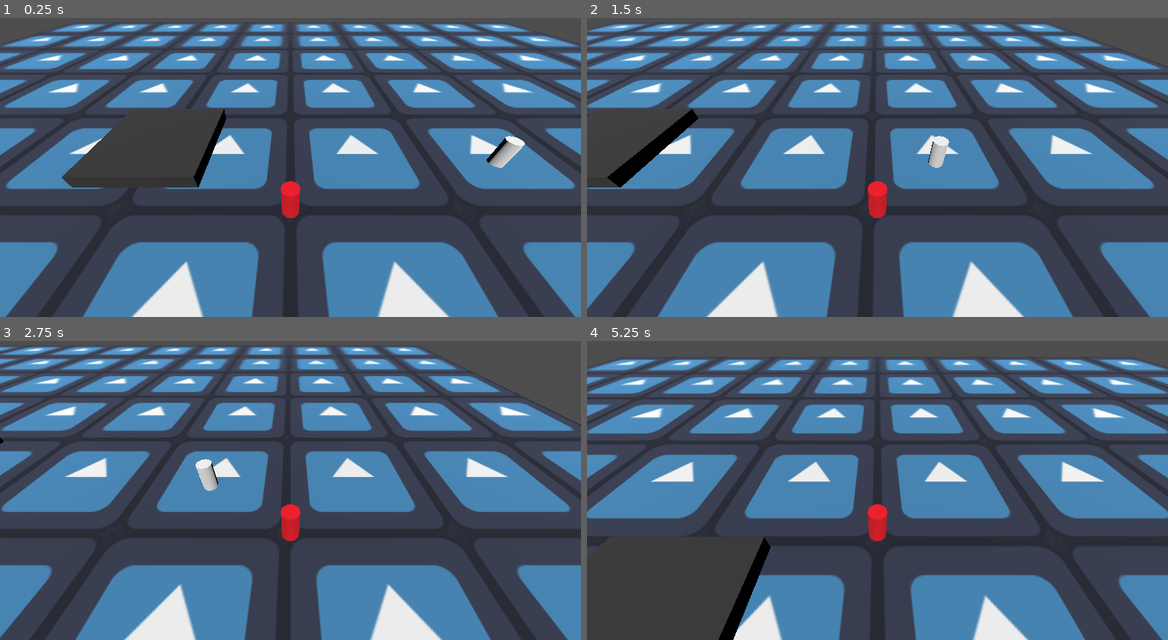
Above: before the commit, frames 1-4 (two rows, left to right).
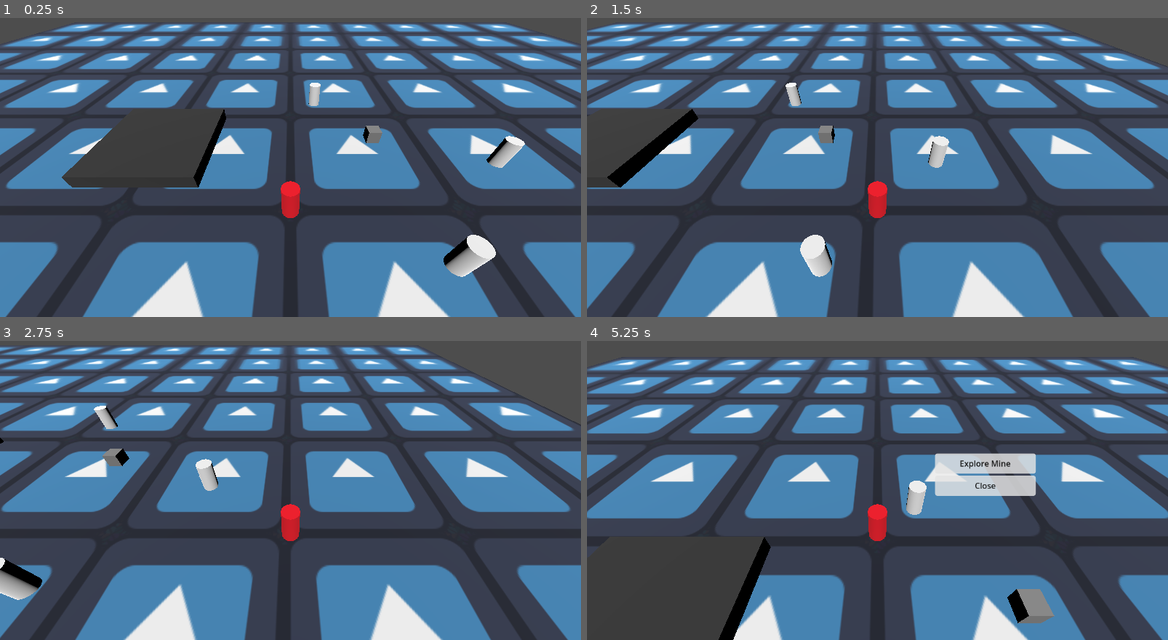
Above: after the commit, the same moments.

Repository: angelR0G/GameOff2024
Game: Godot game, scene res://scenes/map.tscn
Two runs of this game, one before a commit and one after it. Both use one fixed random seed, a clock stepped at 60 frames per second and the inputs below. The engine's default icon, where the game draws it, is replaced by a stand-in: a white triangle on a blue panel in a dark square.
Inputs:
- Up to frame 1 (0.25 s): no input
- Up to frame 2 (1.5 s): tap Enter at 0.5 s; hold D (right) 0.53-1.28 s; hold E (interact) 0.53-1.28 s; hold Q (back) from 1.28 s (still down); tap E (interact) at 1.35 s
- Up to frame 3 (2.75 s): tap Space at 2 s; release Q (back) at 2.03 s; hold D (right) from 2.03 s (still down); hold E (interact) from 2.03 s (still down)
- Up to frame 4 (5.25 s): release D (right) at 2.78 s; release E (interact) at 2.78 s; hold W (up) 2.78-3.53 s; tap E (interact) at 2.85, 4.35 s; hold E (interact) 3.53-4.28 s; hold A (left) 3.53-5.03 s; hold Q (back) from 5.03 s (still down); hold E (interact) from 5.03 s (still down)

The runs differ from the first frame. In frame 1, 1.1% of the frame differs, in the area x 53-86%, y 21-87%; in frame 2, 0.8%; in frame 3, 1.0%; in frame 4, 3.2%, in the area x 54-81%, y 37-95%.

Commit message:
feat: add energy consuption to the machines

Diff:
--- a/machines/energy_extender.tscn
+++ b/machines/energy_extender.tscn
@@ -1,7 +1,8 @@
 [gd_scene load_steps=3 format=3 uid="uid://dawtwmq3by4w7"]
 
 [ext_resource type="PackedScene" uid="uid://dwhsrv7idketp" path="res://machines/machine_base.tscn" id="1_rm1yq"]
-[ext_resource type="Script" path="res://machines/drill.gd" id="2_m17to"]
+[ext_resource type="Script" path="res://machines/energy_extender.gd" id="2_ncctw"]
 
 [node name="EnergyExtender" instance=ExtResource("1_rm1yq")]
-script = ExtResource("2_m17to")
+script = ExtResource("2_ncctw")
+radius = 0.0
--- a/machines/energy_station.gd
+++ b/machines/energy_station.gd
@@ -6,17 +6,24 @@
 
 @onready var energy_area:Area3D = $Area3D
 @onready var energy_collider:CollisionShape3D = $Area3D/CollisionShape3D
+@onready var interaction := $InteractionTrigger
 
 func _init() -> void:
-	pass
+	# Energy station parameters
+	_type = Machine.Type.EnergyStation
+	machine_name = "Energy station"
+	description = "Place to take energy from the base"
+	energy_cost = 1
+	active = true
+	can_be_placed_on_world = true
 
 func _ready() -> void:
+	interaction.interaction_function = _interaction
+
 	var collider:SphereShape3D = SphereShape3D.new()
 	collider.set_radius(radius)
 	energy_collider.set_shape(collider)
-	var machines := energy_area.get_overlapping_areas()
-	for machine in machines:
-		connected_machines.append(machine.get_parent())
+	connected_machines.append(self)
 	return
 
 func connect_machine() -> void:
@@ -25,5 +32,63 @@
 func disconnect_machine() -> void:
 	pass
 
-func calculate_energy_cost() -> void:
-	pass
+func deactivate_all_connected_machines() -> void:
+	if BaseCamp.Instance.total_energy < calculate_energy_cost():
+		for machine in connected_machines:
+			machine.set_machine_active(false)
+			if !self:
+				machine.set_machine_powered(false)
+
+
+func calculate_energy_cost() -> int:
+	var total_energy = 0
+	for machine in connected_machines:
+		if machine.active:
+			total_energy += machine.energy_cost
+	return total_energy
+
+
+func machine_already_connected(new_machine:Machine) -> int:
+	return connected_machines.find(new_machine)
+
+func display_interactions() -> void:
+	var interactions_ui := InteractionsDisplay.Instance
+
+	if active:
+		interactions_ui.add_interaction("Turn Off", set_machine_active.bind(false))
+	else:
+		interactions_ui.add_interaction("Turn On", set_machine_active.bind(true))
+
+func _interaction() -> void:
+	var interactions_ui := InteractionsDisplay.Instance
+
+	display_interactions()
+	interactions_ui.add_interaction("Remove Machine", destroy)
+
+	interactions_ui.add_close_list_button()
+	interactions_ui.show_list()
+	await interactions_ui.display_closed
+
+
+func destroy() -> void:
+
+	for machine in connected_machines:
+		machine.set_machine_powered(false)
+	queue_free()
+
+func _on_area_3d_area_entered(area: Area3D) -> void:
+	var machine : Machine = area.get_parent()
+	print("Machine entered")
+	if machine_already_connected(machine) == -1:
+		connected_machines.append(machine)
+		machine.set_machine_powered(true)
+		print("Added")
+	deactivate_all_connected_machines()
+
+func _on_area_3d_area_exited(area: Area3D) -> void:
+	var machine : Machine = area.get_parent()
+	print("Machine exited")
+	if machine_already_connected(machine) != -1:
+		connected_machines.erase(machine)
+		machine.set_machine_powered(false)
+		print("Removed")
--- a/machines/energy_station.tscn
+++ b/machines/energy_station.tscn
@@ -1,8 +1,23 @@
-[gd_scene load_steps=3 format=3 uid="uid://0cfxskcwk864"]
+[gd_scene load_steps=5 format=3 uid="uid://0cfxskcwk864"]
 
 [ext_resource type="PackedScene" uid="uid://dwhsrv7idketp" path="res://machines/machine_base.tscn" id="1_vvoke"]
 [ext_resource type="Script" path="res://machines/energy_station.gd" id="2_nhyuo"]
+[ext_resource type="PackedScene" uid="uid://bcsnulyrjoclq" path="res://other_objects/interaction_collider.tscn" id="3_ue7xm"]
+
+[sub_resource type="CylinderShape3D" id="CylinderShape3D_avadg"]
+radius = 2.0
 
 [node name="EnergyStation" instance=ExtResource("1_vvoke")]
 script = ExtResource("2_nhyuo")
 radius = 400.0
+
+[node name="InteractionTrigger" parent="." index="2" instance=ExtResource("3_ue7xm")]
+
+[node name="CollisionShape3D" parent="InteractionTrigger" index="0"]
+transform = Transform3D(1, 0, 0, 0, 1, 0, 0, 0, 1, 0, 1, 0)
+shape = SubResource("CylinderShape3D_avadg")
+
+[connection signal="area_entered" from="Area3D" to="." method="_on_area_3d_area_entered"]
+[connection signal="area_exited" from="Area3D" to="." method="_on_area_3d_area_exited"]
+
+[editable path="InteractionTrigger"]
--- a/machines/generator.tscn
+++ b/machines/generator.tscn
@@ -1,7 +1,7 @@
 [gd_scene load_steps=3 format=3 uid="uid://5ch0d45cbjc8"]
 
 [ext_resource type="PackedScene" uid="uid://dwhsrv7idketp" path="res://machines/machine_base.tscn" id="1_p0hda"]
-[ext_resource type="Script" path="res://machines/drill.gd" id="2_ajsfj"]
+[ext_resource type="Script" path="res://machines/generator.gd" id="2_uiwcs"]
 
 [node name="Generator" instance=ExtResource("1_p0hda")]
-script = ExtResource("2_ajsfj")
+script = ExtResource("2_uiwcs")
--- a/machines/machine_base.gd
+++ b/machines/machine_base.gd
@@ -2,7 +2,9 @@
 
 enum Type {
 	Drill,
-	Generator
+	Generator,
+	EnergyStation,
+	EnergyExtender
 }
 
 var _type :Type
@@ -10,10 +12,14 @@
 var description :String
 var energy_cost :int = 0
 var active :bool = false
+var powered:bool = false
 var can_be_placed_on_world :bool = true
 
 func is_powered() -> bool:
-	return true
+	return powered
+
+func set_machine_powered(new_state:bool) -> void:
+	powered = new_state
 
 @warning_ignore("unused_parameter")
 func on_install(mine:Mine) -> void:
--- a/machines/machine_factory.gd
+++ b/machines/machine_factory.gd
@@ -2,7 +2,9 @@
 
 const machine_scenes :Dictionary = {
 	Machine.Type.Drill : preload("res://machines/drill.tscn"),
-	Machine.Type.Generator : preload("res://machines/generator.tscn")
+	Machine.Type.Generator : preload("res://machines/generator.tscn"),
+	Machine.Type.EnergyStation : preload("res://machines/energy_station.tscn"),
+	Machine.Type.EnergyExtender : preload("res://machines/energy_extender.tscn")
 }
 
 static func new_machine(type:Machine.Type) -> Machine:
--- a/other_objects/base_camp.gd
+++ b/other_objects/base_camp.gd
@@ -4,7 +4,7 @@
 
 static var Instance :BaseCamp = null
 
-var total_energy: int = 10
+var total_energy: int = 3
 var materials :MaterialContainer = MaterialContainer.new()
 
 @onready var interaction := $InteractionTrigger
--- a/other_objects/mine.gd
+++ b/other_objects/mine.gd
@@ -17,13 +17,13 @@
 	if not explored:
 		interactions_ui.add_interaction("Explore Mine", explore_mine)
 	elif installed_machine == null:
-		var place_machine := func(type:Machine.Type) -> void:
+		var place_machine_by_type := func(type:Machine.Type) -> void:
 			var machine :Machine = Player.Instance.machines.remove_machine_by_type(type)
 			if machine != null:
 				place_machine(machine)
 
-		interactions_ui.add_interaction("Place Drill", place_machine.bind(Machine.Type.Drill), not Player.Instance.machines.has_machine_of_type(Machine.Type.Drill))
-		interactions_ui.add_interaction("Place Generator", place_machine.bind(Machine.Type.Generator), not Player.Instance.machines.has_machine_of_type(Machine.Type.Generator))
+		interactions_ui.add_interaction("Place Drill", place_machine_by_type.bind(Machine.Type.Drill), not Player.Instance.machines.has_machine_of_type(Machine.Type.Drill))
+		interactions_ui.add_interaction("Place Generator", place_machine_by_type.bind(Machine.Type.Generator), not Player.Instance.machines.has_machine_of_type(Machine.Type.Generator))
 	else:
 		installed_machine.display_interactions()
 		interactions_ui.add_interaction("Remove Machine", destroy_machine)
@@ -39,7 +39,8 @@
 	Player.Instance.movement_enabled = false
 
 	await get_tree().create_timer(10).timeout
-	mesh.material_override.albedo_color = Color(255, 0, 255)
+	#mesh.material_override.albedo_color = Color(255, 0, 255)
+	mesh.material_override = load("res://resources/materials/researched_mine.tres")
 
 	Player.Instance.movement_enabled = true
 	explored = true
--- /dev/null
+++ b/resources/materials/powered_mine.tres
@@ -0,0 +1,4 @@
+[gd_resource type="StandardMaterial3D" format=3 uid="uid://bpks575v17cgt"]
+
+[resource]
+albedo_color = Color(0.816975, 0.800467, 1.15514e-06, 1)
--- /dev/null
+++ b/resources/materials/researched_mine.tres
@@ -0,0 +1,4 @@
+[gd_resource type="StandardMaterial3D" format=3 uid="uid://bgsn7vn7pymoi"]
+
+[resource]
+albedo_color = Color(1, 0.254902, 1, 1)
--- a/scenes/map.tscn
+++ b/scenes/map.tscn
@@ -1,9 +1,10 @@
-[gd_scene load_steps=8 format=3 uid="uid://b280biq3pyqki"]
+[gd_scene load_steps=9 format=3 uid="uid://b280biq3pyqki"]
 
 [ext_resource type="PackedScene" uid="uid://baa4tvph24mkf" path="res://scenes/player.tscn" id="1_0ablw"]
 [ext_resource type="Texture2D" uid="uid://bd0wpcadrq5yw" path="res://icon.svg" id="2_il2m7"]
 [ext_resource type="PackedScene" uid="uid://bgdwweowv3rlk" path="res://other_objects/mine.tscn" id="3_hiqea"]
 [ext_resource type="PackedScene" uid="uid://c5d28f4x8takd" path="res://other_objects/base_camp.tscn" id="4_tmabt"]
+[ext_resource type="PackedScene" uid="uid://0cfxskcwk864" path="res://machines/energy_station.tscn" id="5_y2tle"]
 
 [sub_resource type="PlaneMesh" id="PlaneMesh_rw2x3"]
 size = Vector2(100, 100)
@@ -34,8 +35,19 @@
 transform = Transform3D(1, 0, 0, 0, 0.560567, 0.828109, 0, -0.828109, 0.560567, 0, 16.8721, 38.7001)
 
 [node name="Mine" parent="." instance=ExtResource("3_hiqea")]
-transform = Transform3D(1, 0, 0, 0, 1, 0, 0, 0, 1, 14.6378, 0, -3.92064)
+transform = Transform3D(1, 0, 0, 0, 1, 0, 0, 0, 1, 2.32952, 0, -12.3324)
 material_id = 1
 
 [node name="BaseCamp" parent="." instance=ExtResource("4_tmabt")]
 transform = Transform3D(1, 0, 0, 0, 1, 0, 0, 0, 1, -9.86171, 0, -5.65019)
+
+[node name="EnergyStation" parent="." instance=ExtResource("5_y2tle")]
+transform = Transform3D(1, 0, 0, 0, 1, 0, 0, 0, 1, 6.48253, -1.90735e-06, -6.61589)
+
+[node name="Mine2" parent="." instance=ExtResource("3_hiqea")]
+transform = Transform3D(1, 0, 0, 0, 1, 0, 0, 0, 1, 14.6378, 0, -3.92064)
+material_id = 1
+
+[node name="Mine3" parent="." instance=ExtResource("3_hiqea")]
+transform = Transform3D(1, 0, 0, 0, 1, 0, 0, 0, 1, 7.83771, 0, 2.98367)
+material_id = 1
--- a/scenes/player.gd
+++ b/scenes/player.gd
@@ -24,7 +24,10 @@
 		Instance = self
 
 	machines._machines.append(MachineFactory.new_machine(Machine.Type.Drill))
+	machines._machines.append(MachineFactory.new_machine(Machine.Type.Drill))
+	machines._machines.append(MachineFactory.new_machine(Machine.Type.Drill))
 	machines._machines.append(MachineFactory.new_machine(Machine.Type.Generator))
+	machines._machines.append(MachineFactory.new_machine(Machine.Type.EnergyStation))
 
 func _process(delta):
 	var dir := Vector3()
